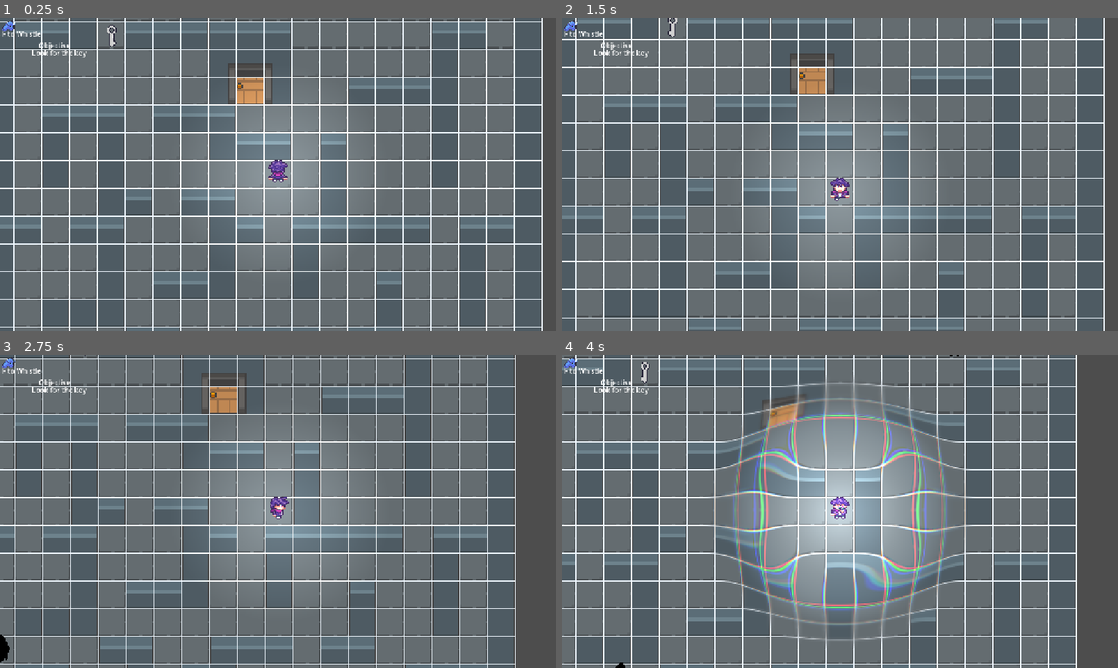
Above: before the commit, frames 1-4 (two rows, left to right).
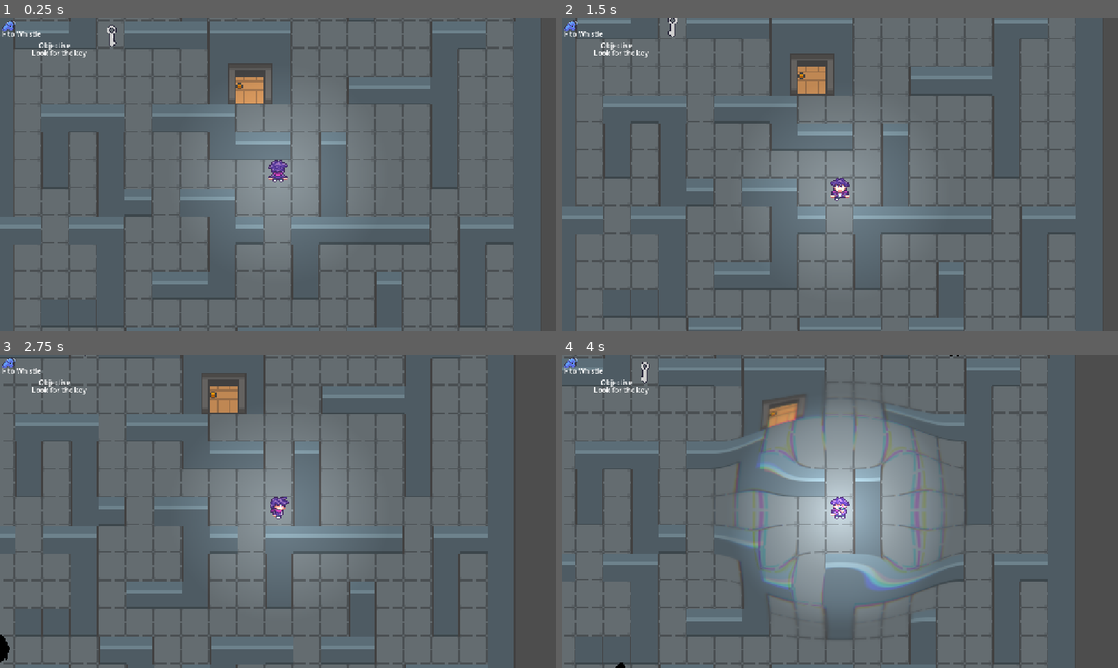
Above: after the commit, the same moments.

Repository: rstricke/Whistlefreeze52
Game: Godot game, scene res://scenes/main.tscn
The game is run twice, just before and just after one commit, with the same random seed, the same clock (stepped at 60 frames per second) and the same inputs.
Inputs:
- Up to frame 1 (0.25 s): no input
- Up to frame 2 (1.5 s): tap F (whistle) at 0.5, 0.6, 1.25, 1.35 s; hold D (move_right) 0.53-1.28 s; hold S (move_down) from 1.28 s (still down)
- Up to frame 3 (2.75 s): tap F (whistle) at 2, 2.1 s; release S (move_down) at 2.03 s; hold D (move_right) from 2.03 s (still down)
- Up to frame 4 (4 s): tap F (whistle) at 2.75, 2.85, 3.5, 3.6 s; release D (move_right) at 2.78 s; hold W (move_up) 2.78-3.53 s; hold A (move_left) from 3.53 s (still down)

The runs differ from the first frame. In frame 1, 8.7% of the frame differs, in the area x 0-98%, y 0-100%; in frame 2, 8.5%; in frame 3, 6.0%; in frame 4, 12%, in the area x 0-93%, y 0-100%.

Commit message:
Add color modulation for frozen enemies

Diff:
--- a/game/scenes/main.tscn
+++ b/game/scenes/main.tscn
@@ -11253,7 +11253,6 @@
 CELL_SIZE = 64
 GRID_SIZE_X = 21
 GRID_SIZE_Y = 20
-DEBUG_DRAW = true
 DEBUG_DRAW_FOLLOWS_PLAYER = false
 player = NodePath("Player")
 obstacleTileMap = NodePath("ObstacleTileMapLayer")
--- a/game/scenes/monster.gd
+++ b/game/scenes/monster.gd
@@ -1,5 +1,7 @@
 class_name Monster
 extends CharacterBody2D
+
+@export var freeze_color: Color
 
 # Used to determine how far to move for each button press
 var cell_size := 0
@@ -24,7 +26,10 @@
 	# Stunned! Decrease the timer and exit
 	if stun_timer > 0:
 		stun_timer -= 1
+		modulate = freeze_color
 		return
+	modulate = Color.WHITE
+
 	# TODO: Dividing and multiplying by cell_size works, but is odd
 	# There's probably an astar API that takes cell size into account
 	# This code moves the monster towards the player, using the pathfinding algorithm
--- a/game/scenes/monster.tscn
+++ b/game/scenes/monster.tscn
@@ -422,6 +422,7 @@
 
 [node name="Monster" type="CharacterBody2D" unique_id=1328880956]
 script = ExtResource("1_1cbnp")
+freeze_color = Color(0, 0.15658063, 0.99999994, 1)
 
 [node name="CollisionShape2D" type="CollisionShape2D" parent="." unique_id=391647121]
 shape = SubResource("RectangleShape2D_sugp2")
--- a/game/scripts/player.gd
+++ b/game/scripts/player.gd
@@ -4,6 +4,7 @@
 @export var whistle_cast: ShapeCast2D
 @export var whistle_cd_base := 3
 @export var whistle_cd := 0
+@export var whistle_stun_turns := 7
 
 const PULSE_SCENE = preload("res://scenes/effects/pulse.tscn")
 @onready var anim: AnimatedSprite2D = $AnimatedSprite2D
@@ -90,7 +91,7 @@
 		for i in whistle_cast.get_collision_count():
 			var obj = whistle_cast.get_collider(i)
 			if obj is Monster:
-				obj.stun_timer = 7
+				obj.stun_timer = whistle_stun_turns
 				print("Stunning monster!")
 		end_turn()
 
